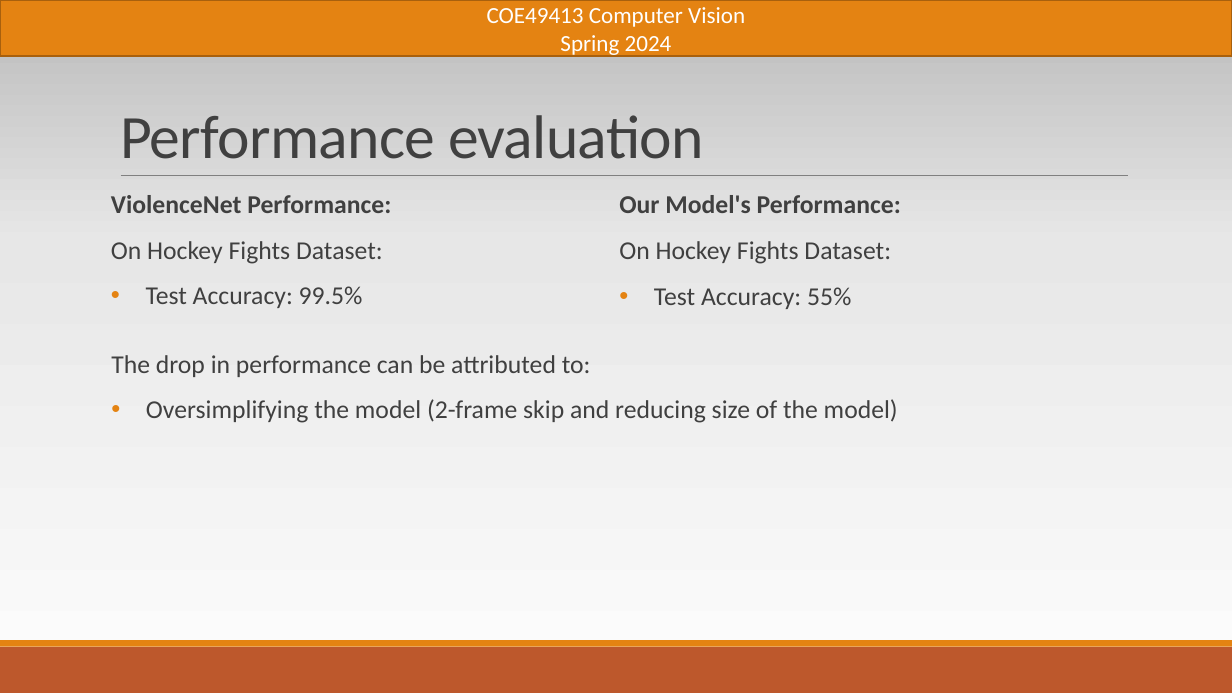
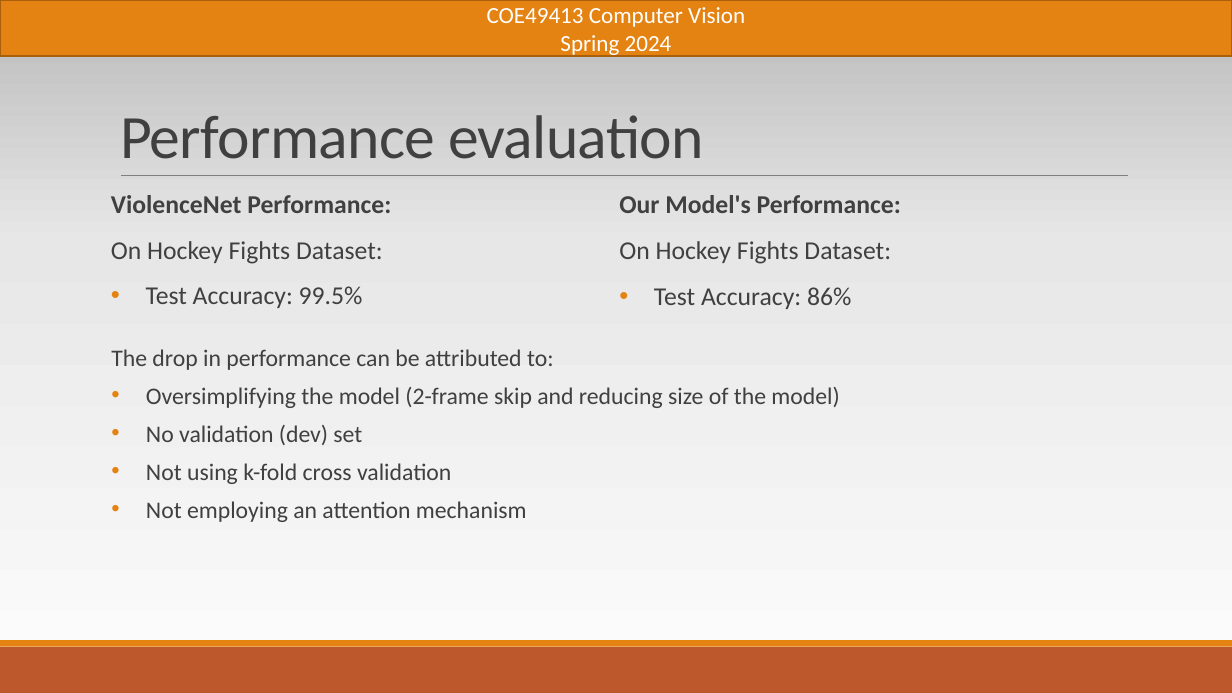
Before and after one commit to akvnn/violence-detection, a slide deck: slide 11 of presentation.pptx. Drawn at 1232x693 pixels with LibreOffice and Linux fonts; fonts in the diff are those of the drawing; background and template pictures are left out. Boxes give left, top, right and bottom in pixels: in the first picture for what was removed or moved away, otherwise in the second. Text is boxed around its words. In the diff, an @@ line names an element or a change of style, - is before the commit and + after.

```diff
--- a/presentation.pptx
+++ b/presentation.pptx
@@ text at (x1=654, y1=287, x2=851, y2=309): text changed @@
-• Test Accuracy: 55%
+• Test Accuracy: 86%
@@ text at (x1=111, y1=349, x2=839, y2=408): size 20 to 18.5 pt in "The drop in performance can be attributed ...", "Oversimplifying the model (2-frame skip and reducing ..."; line spacing 0.9 to 0.7 @@
@@ text at (x1=146, y1=425, x2=527, y2=522): paragraphs added @@
+• No validation (dev) set
+• Not using k-fold cross validation
+• Not employing an attention mechanism
```
Also in this commit, not shown: 4 other slides changed, 7 other files.
